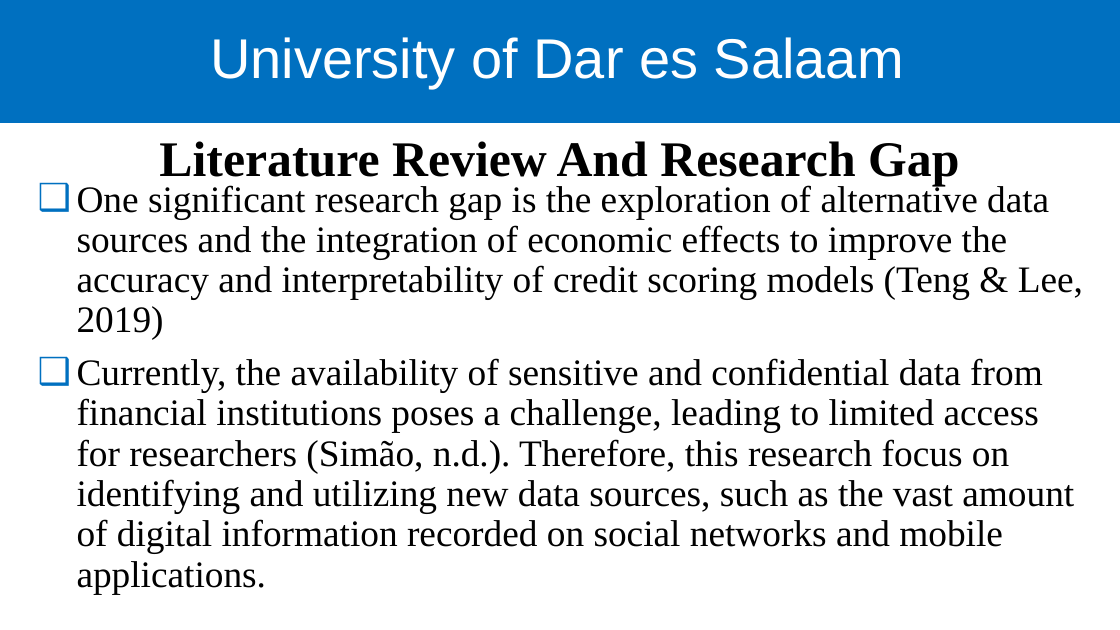
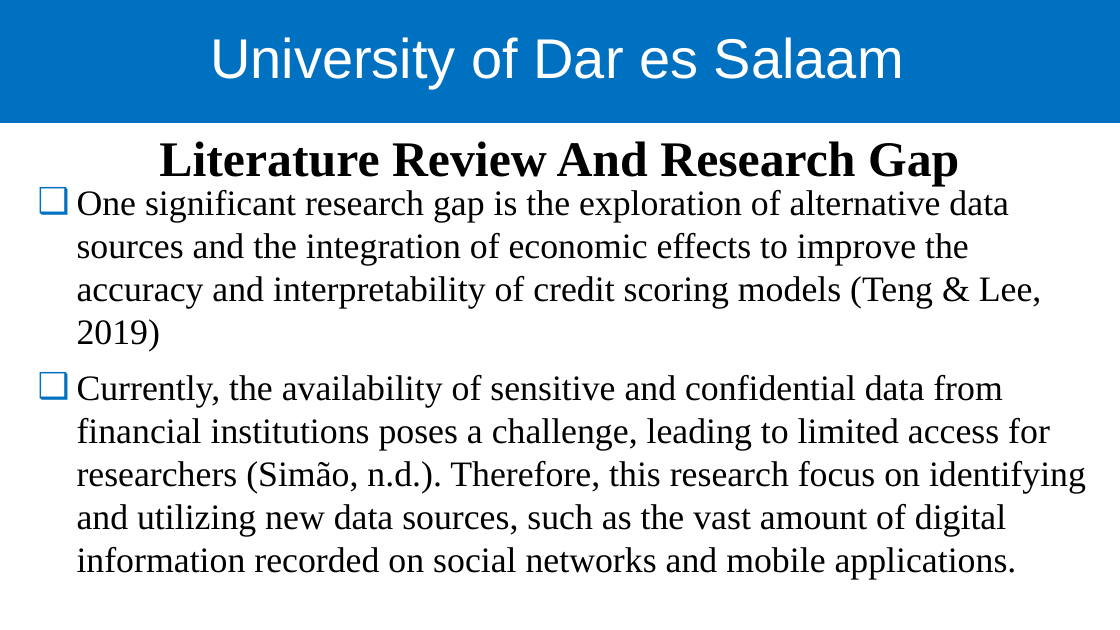
Before and after one commit to nkutigwa/Research_Proposal_Tracking, a slide deck: slide 9 of PROPOSAL.pptx. Drawn at 1120x630 pixels with LibreOffice and Linux fonts; fonts in the diff are those of the drawing; background and template pictures are left out. Boxes give left, top, right and bottom in pixels: in the first picture for what was removed or moved away, otherwise in the second. Text is boxed around its words. In the diff, an @@ line names an element or a change of style, - is before the commit and + after.

```diff
--- a/PROPOSAL.pptx
+++ b/PROPOSAL.pptx
@@ text "One significant research gap is ..." at box(77, 190, 1086, 579): size 24 to 23 pt; line spacing 0.9 to 1 @@
```
Also in this commit, not shown: 9 other slides changed, 1 other file.
